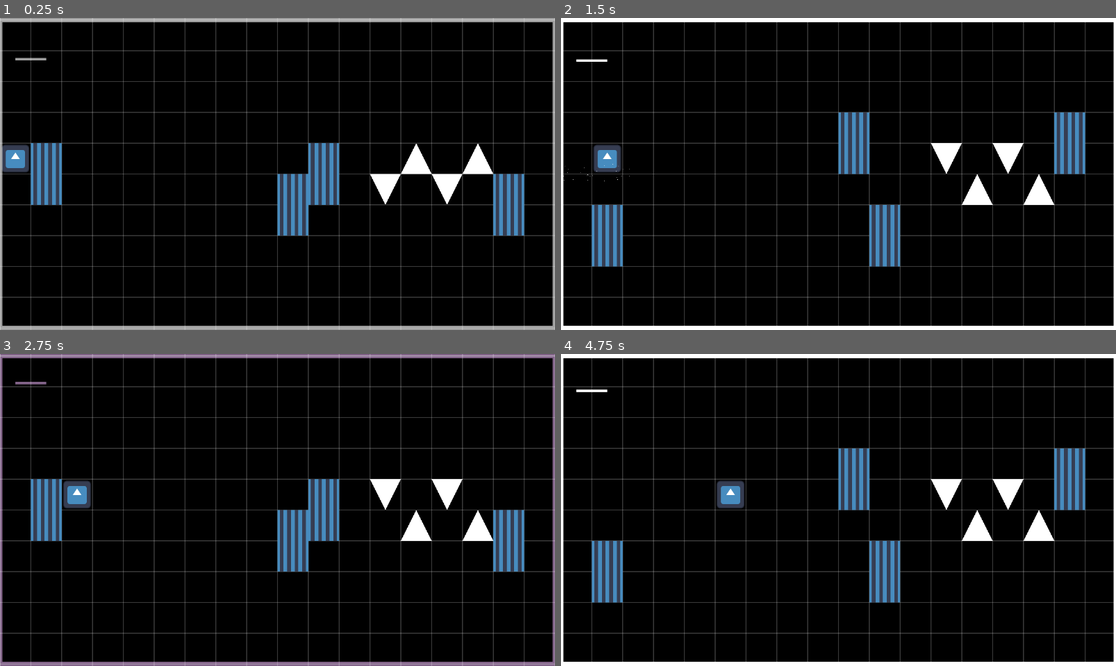
Above: before the commit, frames 1-4 (two rows, left to right).
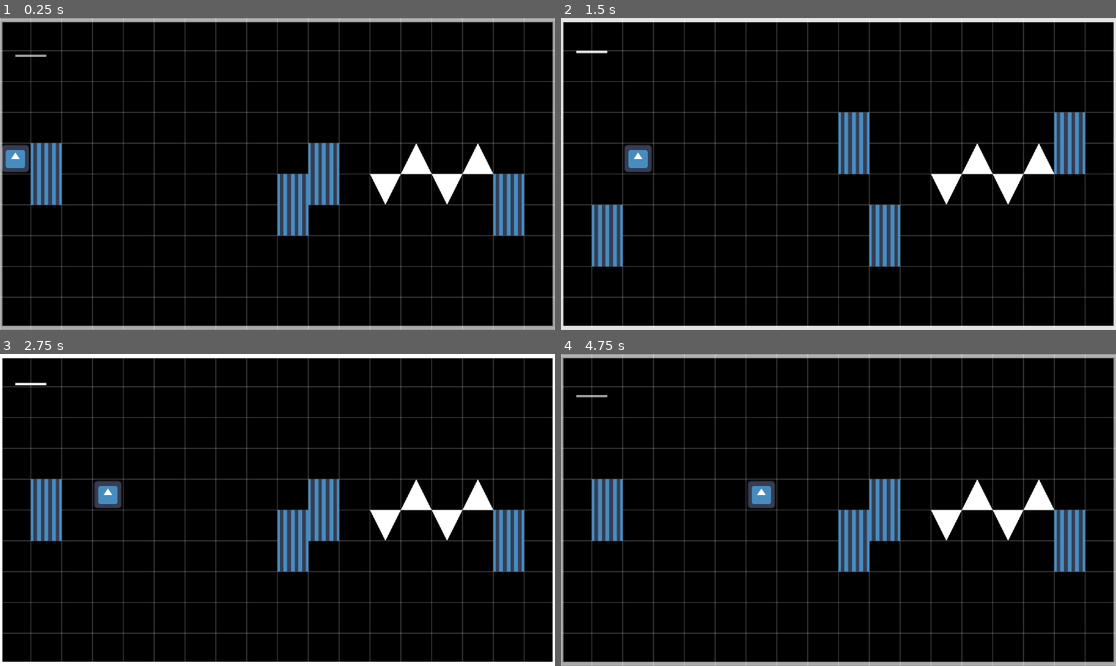
Above: after the commit, the same moments.

Repository: pradoh97/square-jam
Game: Godot game, scene res://levels/test_level.tscn
The game is run twice, just before and just after one commit, with the same random seed, the same clock (stepped at 60 frames per second) and the same inputs. The engine's default icon, where the game draws it, is replaced by a stand-in: a white triangle on a blue panel in a dark square.
Inputs:
- Up to frame 1 (0.25 s): no input
- Up to frame 2 (1.5 s): tap D (move) at 0.6, 1.35 s
- Up to frame 3 (2.75 s): tap D (move) at 2.1 s
- Up to frame 4 (4.75 s): tap D (move) at 2.85, 3.6, 4.35 s

The runs differ from the first frame. In frame 1, 0.1% of the frame differs, in the area x 2-9%, y 11-14%; in frame 2, 6.3%; in frame 3, 6.9%; in frame 4, 16%, in the area x 0-100%, y 0-100%.

Commit message:
Set bpm for music

Diff:
--- a/levels/test_level.tscn
+++ b/levels/test_level.tscn
@@ -7,6 +7,8 @@
 [ext_resource type="Script" uid="uid://4x76mhtiushj" path="res://levels/trap.gd" id="3_gmgay"]
 [ext_resource type="Script" uid="uid://buq02kmcuechh" path="res://levels/compass_feedback.gd" id="4_w7r7j"]
 [ext_resource type="Script" uid="uid://b6opfw3ynqj63" path="res://levels/blacks.gd" id="5_e7anx"]
+[ext_resource type="Script" uid="uid://2aeyipefdu5c" path="res://levels/looping_music.gd" id="8_ly3hx"]
+[ext_resource type="AudioStream" uid="uid://bo885q0fx5f8b" path="res://running-night-393139.mp3" id="9_4n8tn"]
 
 [sub_resource type="Gradient" id="Gradient_srpys"]
 offsets = PackedFloat32Array(0)
@@ -30,6 +32,7 @@
 
 [node name="TestLevel" type="Node2D"]
 script = ExtResource("1_ur00s")
+bpm = 104.0
 
 [node name="MovingCompassFeedback" type="Line2D" parent="."]
 position = Vector2(-32, -288)
@@ -215,6 +218,19 @@
 [node name="ForgivenessAttackTimer" type="Timer" parent="Hazards/Spike2"]
 
 [node name="ForgivenessReleaseTimer" type="Timer" parent="Hazards/Spike2"]
+
+[node name="LoopingMusic" type="Node2D" parent="."]
+script = ExtResource("8_ly3hx")
+
+[node name="Music" type="AudioStreamPlayer" parent="LoopingMusic"]
+stream = ExtResource("9_4n8tn")
+
+[node name="Music2" type="AudioStreamPlayer" parent="LoopingMusic"]
+stream = ExtResource("9_4n8tn")
+
+[node name="Looper" type="Timer" parent="LoopingMusic"]
+wait_time = 108.67
+one_shot = true
 
 [connection signal="timeout" from="Blacks" to="MovingCompassFeedback" method="_on_blacks_timeout"]
 [connection signal="timeout" from="Blacks" to="CompassFeedback" method="_on_blacks_timeout"]
@@ -226,3 +242,4 @@
 [connection signal="timeout" from="Blacks" to="Hazards/Spike4" method="_on_blacks_timeout"]
 [connection signal="timeout" from="Blacks" to="Hazards/Spike3" method="_on_blacks_timeout"]
 [connection signal="timeout" from="Blacks" to="Hazards/Spike2" method="_on_blacks_timeout"]
+[connection signal="timeout" from="LoopingMusic/Looper" to="LoopingMusic" method="_on_looper_timeout"]
Not shown: 1 places in levels/test_level.tscn that only renumber resources
